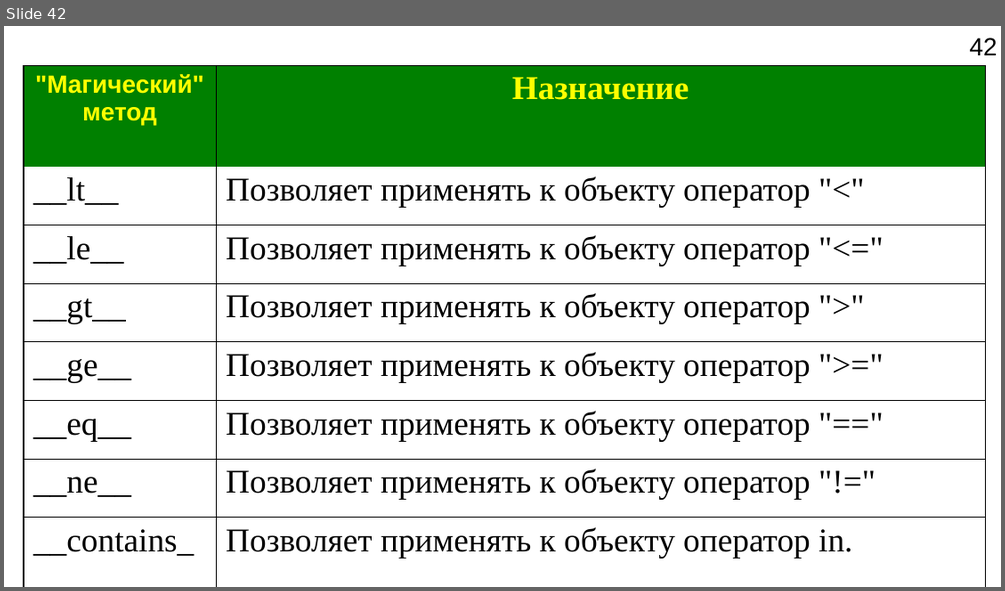
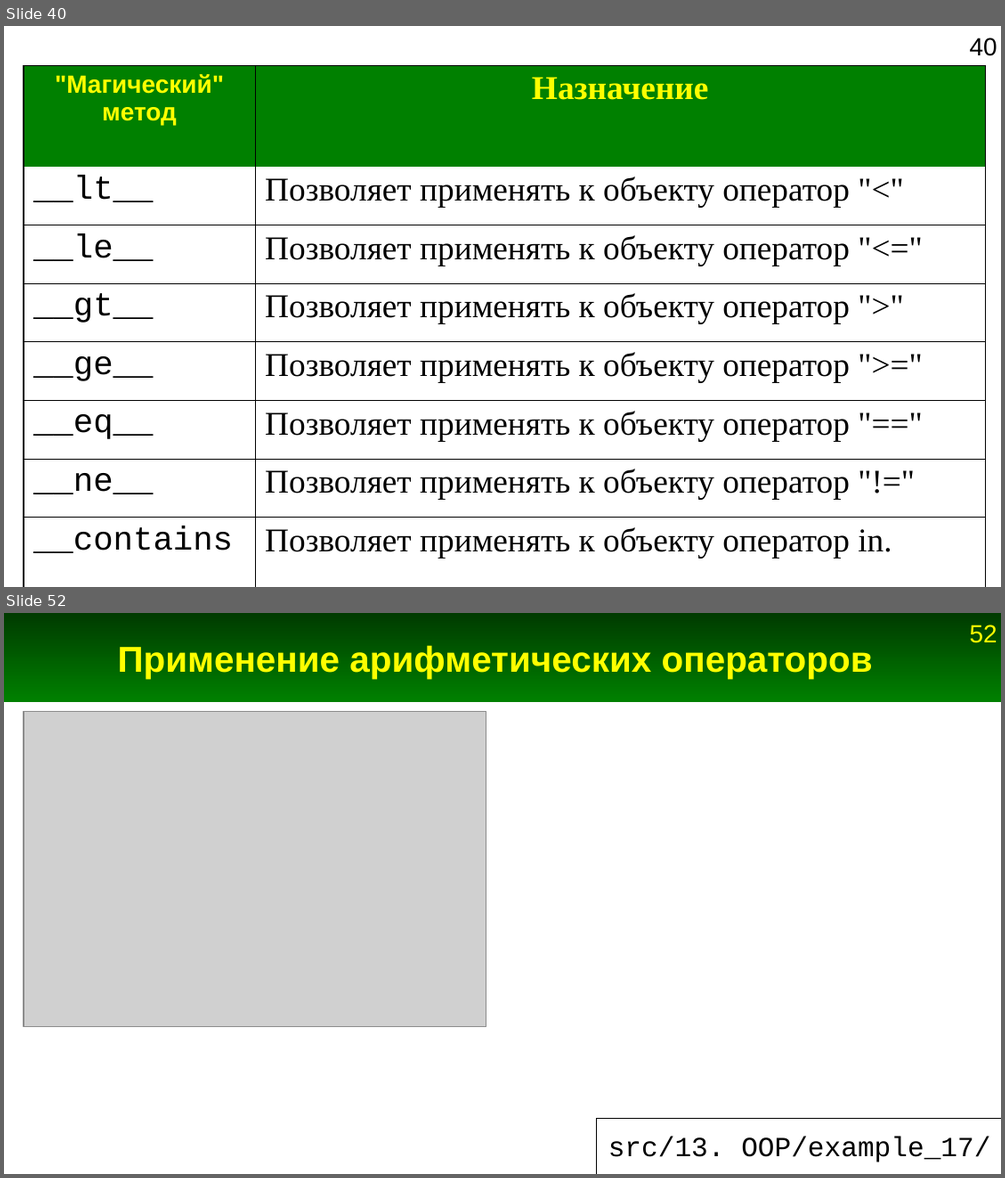
Before and after one commit to Jenyay/python-lectures, a slide deck: presentations/13. OOP.odp. Shown one above the other, each under a label of ours: slide 42 before the commit, slides 40 and 52 after it; the slides between them are not shown. The pictures are 1005x591 and 1005x1178 pixels, drawn with LibreOffice and Linux fonts; fonts in the diff are those of the drawing; grey boxes stand for pictures. Boxes give left, top, right and bottom in pixels: in the first picture for what was removed or moved away, otherwise in the second. Text is boxed around its words. In the diff, an @@ line names an element or a change of style, - is before the commit and + after.

```diff
--- a/presentations/13. OOP.odp
+++ b/presentations/13. OOP.odp
@@ slide 52 added at box(4, 613, 1001, 1174), background #FFFFFF; not listed: 1 template element that a slide beside it also shows @@
@@ rectangle added at box(4, 613, 1001, 702), fill gradient #003B00 to #008000 @@
@@ title added at box(118, 645, 873, 678), 26 pt, text #FFFF00, bold @@
+Применение арифметических операторов
@@ picture added at box(24, 711, 486, 1027) @@
@@ line added from (596, 1118) to (1001, 1118), #000000 0 pt @@
@@ line added from (596, 1118) to (596, 1174), #000000 0 pt @@
@@ title added at box(608, 1136, 990, 1162), 20 pt, text #000000 @@
+src/13. OOP/example_17/
@@ what was slide 42 is now slide 40 @@
@@ slide 40 changed as well @@
@@ page number at box(970, 38, 997, 56): text changed @@
-42
+40
@@ table at box(24, 65, 985, 575) @@
@@ font Times New Roman to Courier New in "__lt__", "__le__", "__gt__", "__ge__" and 3 more places @@
```
Also in this commit, not shown: 4 other slides changed, 20 other slides added, 1 slide removed, 18 other files.
